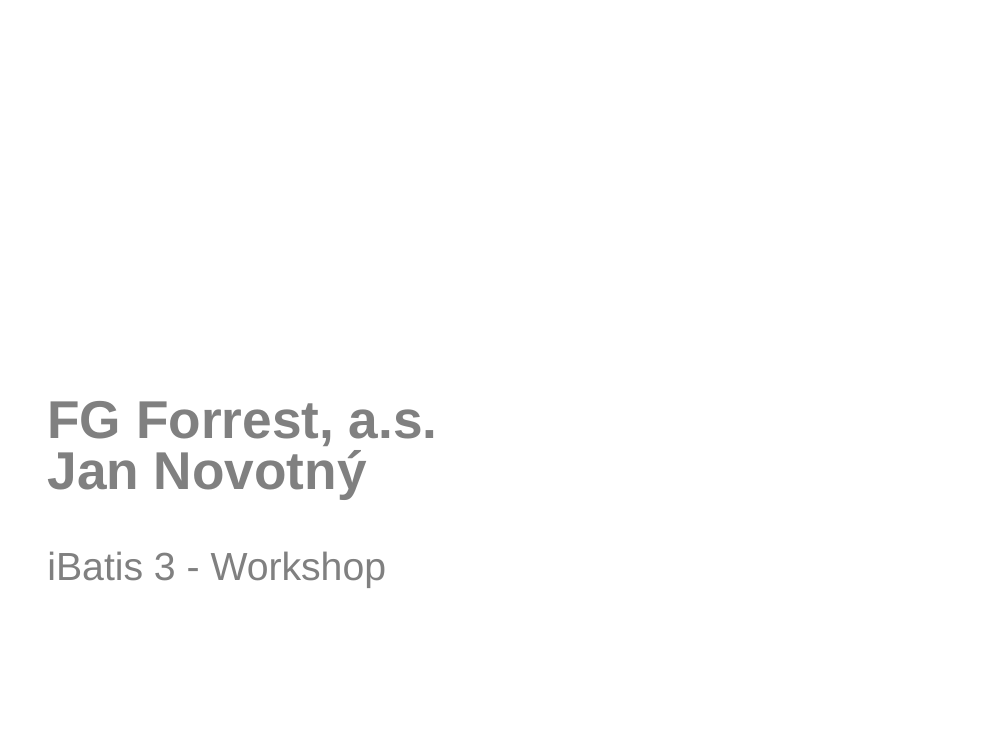
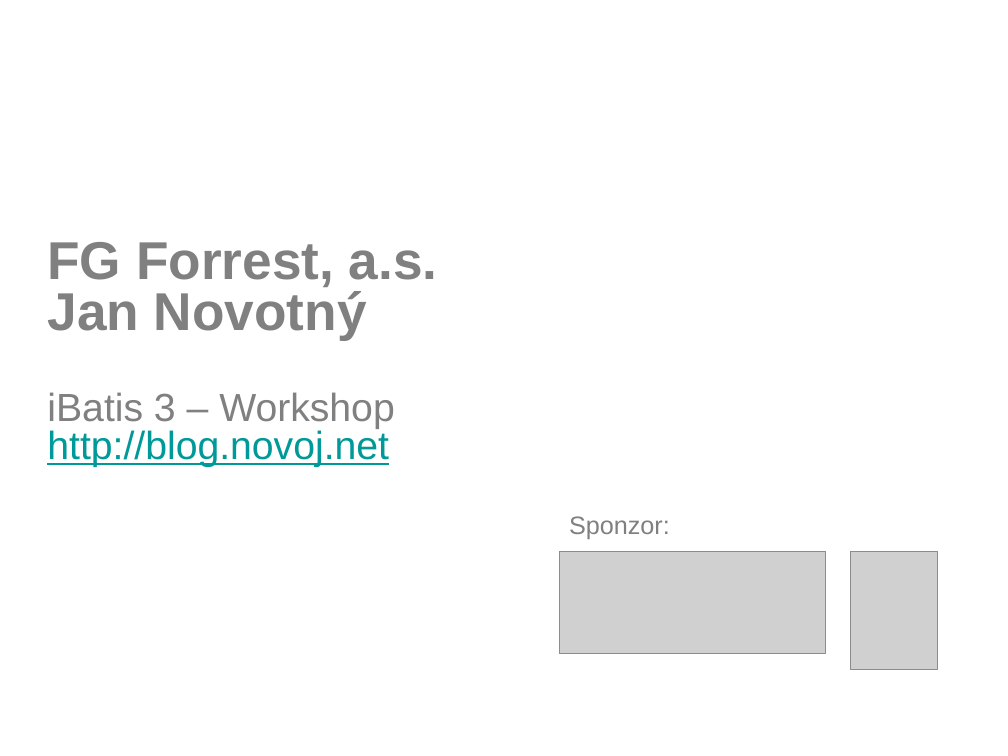
Before and after one commit to novoj/iBatisWorkShop, a slide deck: slide 1 of docs/iBatis 3 Workskop CZJUG.pptx. Drawn at 1008x756 pixels with LibreOffice and Linux fonts; fonts in the diff are those of the drawing; grey boxes stand for pictures; background and template pictures are left out. Boxes give left, top, right and bottom in pixels: in the first picture for what was removed or moved away, otherwise in the second. Text is boxed around its words. In the diff, an @@ line names an element or a change of style, - is before the commit and + after.

```diff
--- a/docs/iBatis 3 Workskop CZJUG.pptx
+++ b/docs/iBatis 3 Workskop CZJUG.pptx
@@ title at [47,242,438,467]: text changed; size 38 to 28 pt; bold off @@
-FG Forrest, a.s.
-Jan Novotný
-iBatis 3 - Workshop
+FG Forrest, a.s.
+Jan Novotný
+iBatis 3 – Workshop
+http://blog.novoj.net
@@ text added at [569,516,670,539], 18 pt, text #808080 @@
+Sponzor:
@@ picture added at [559,551,827,654] @@
@@ picture added at [851,551,937,669] @@
```
Also in this commit, not shown: 3 other slides changed, 8 slides added, 3 other files.
